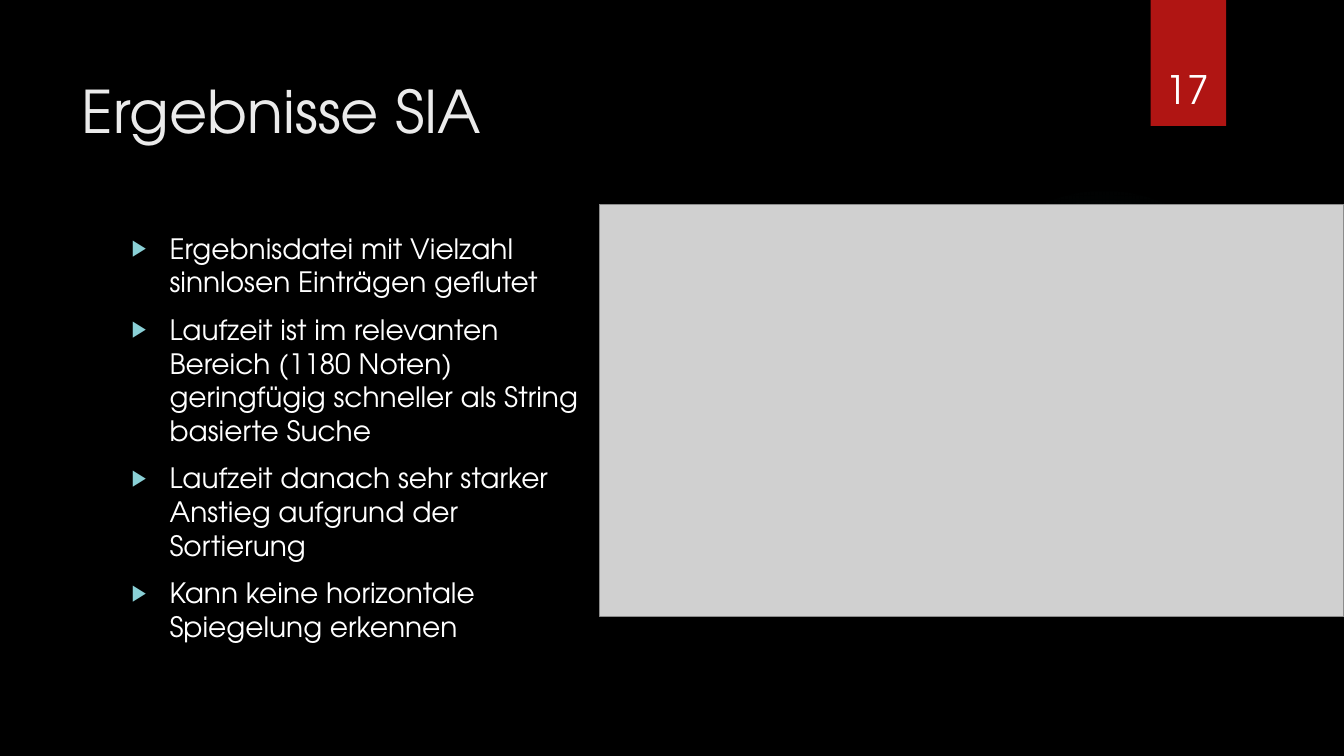
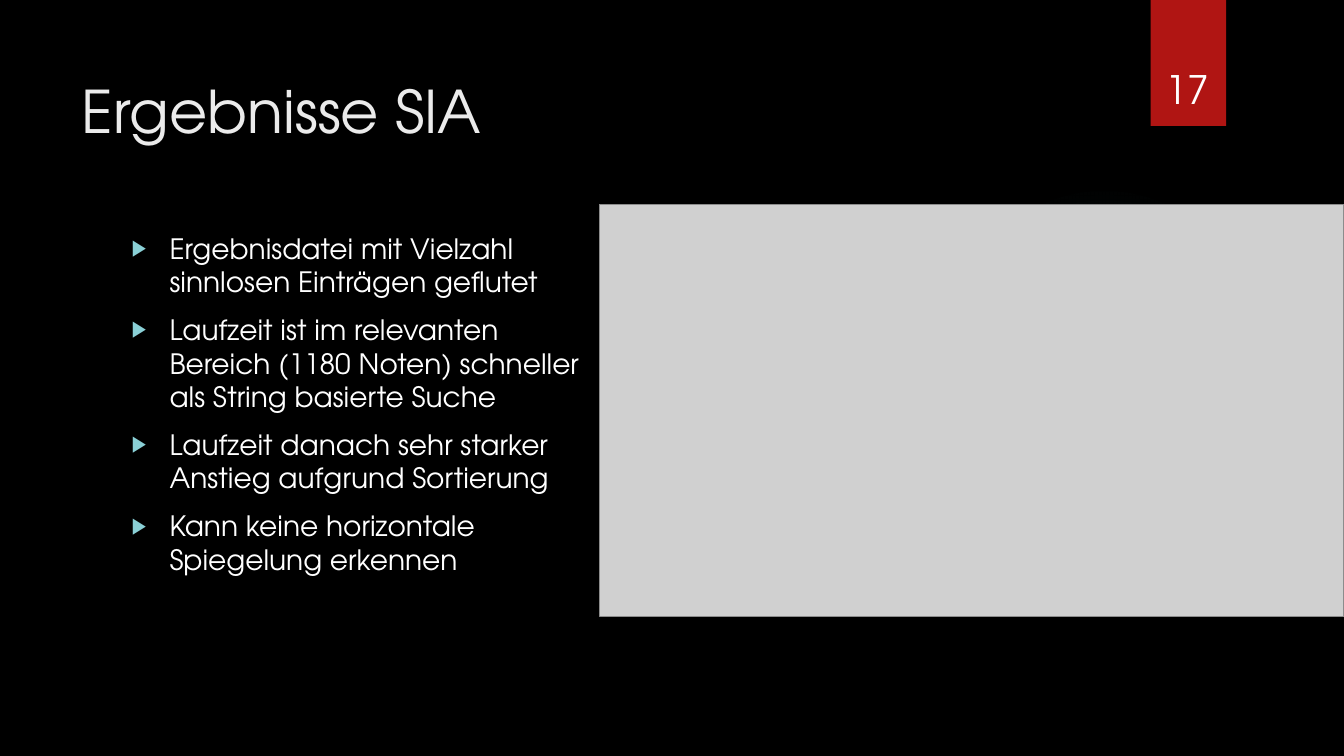
Before and after one commit to Hozeeben/Masterarbeit, a slide deck: slide 17 of Unterlagen/Masterseminar.pptx. Drawn at 1344x756 pixels with LibreOffice and Linux fonts; fonts in the diff are those of the drawing; grey boxes stand for pictures; background and template pictures are left out. Boxes give left, top, right and bottom in pixels: in the first picture for what was removed or moved away, otherwise in the second. Text is boxed around its words. In the diff, an @@ line names an element or a change of style, - is before the commit and + after.

```diff
--- a/Unterlagen/Masterseminar.pptx
+++ b/Unterlagen/Masterseminar.pptx
@@ text at [170, 319, 579, 494]: text changed @@
-▶ Laufzeit ist im relevanten Bereich (1180 Noten) geringfügig schneller als String basierte Suche
-▶ Laufzeit danach sehr starker Anstieg aufgrund der Sortierung
+▶ Laufzeit ist im relevanten Bereich (1180 Noten) schneller als String basierte Suche
+▶ Laufzeit danach sehr starker Anstieg aufgrund Sortierung
```
Also in this commit, not shown: 9 other slides changed.
